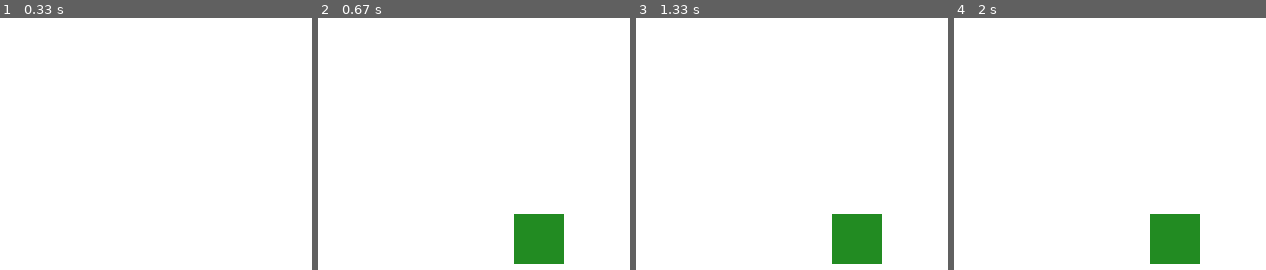
Above: before the commit, frames 1-4 (left to right).
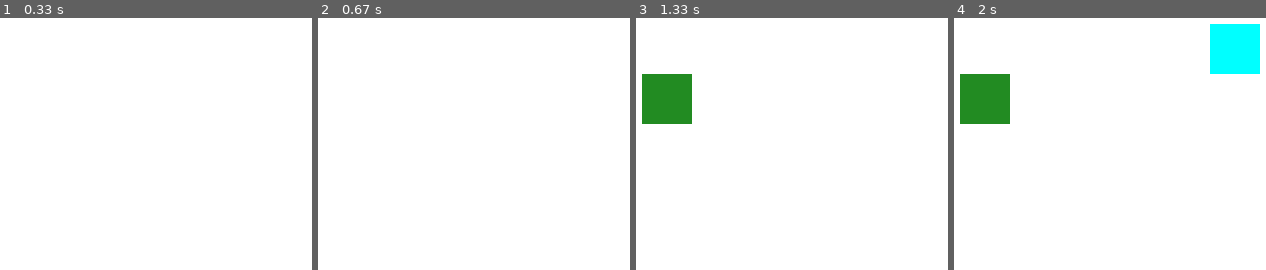
Above: after the commit, the same moments.

Repository: tear727/PygameMapEditor
Game: pygame game, started from oopseditorrev.py
Same seed, same stepped clock (60 frames per second), same inputs: the game is played once before the commit and once after it. The source is Python 2; it was converted automatically to run under Python 3.
Inputs (mouse positions are in pixels of both pictures, inside the frame that each line leads up to):
- Up to frame 1 (0.33 s): no input
- Up to frame 2 (0.67 s): hold D from 0.33 s (still down); move the mouse to (333, 101) at 0.37 s
- Up to frame 3 (1.33 s): release D at 0.8 s; hold D 0.83-1.3 s; move the mouse to (938, 43) at 0.87 s
- Up to frame 4 (2 s): hold A 1.33-1.87 s; hold S from 1.9 s (still down)

Frame 1 is identical in both runs. In frame 2, 3.2% of the frame differs, in the area x 62-79%, y 77-98%; in frame 3, 6.4%; in frame 4, 9.5%, in the area x 1-99%, y 2-98%.

Commit message:
some suggested changes

Diff:
--- a/oopseditorrev.py
+++ b/oopseditorrev.py
@@ -23,8 +23,8 @@
 size = (DISPLAY_WIDTH, DISPLAY_WIDTH)
 screen = pygame.display.set_mode(size)
 clock = pygame.time.Clock()
-game_exit = False
-
+
+FONT = pygame.font.Font(None, 32)
 
 class Entity(pygame.sprite.Sprite):
 	"""Base Entity class that provides Sprite class inheritance for subclasses"""
@@ -35,9 +35,18 @@
 class Controller(object):
     def __init__(self, name):
         self.name = name
-        self.mouse_pos = None
-        self.mouse_x = 0
-        self.mouse_y = 0
+        #these will keep track of how far the graph has moved overall
+        self.x_offset, self.y_offset = 0, 0
+        #these will hold the current mouse position relative to the graph
+        self.graph_x, self.graph_y = 0, 0
+        self.terrain_keys = {
+                pygame.K_a: 1,
+                pygame.K_s: 2,
+                pygame.K_d: 3,
+                pygame.K_f: 4,
+                pygame.K_g: 5,
+                pygame.K_h: 6}
+        self.game_exit = False
 
     def __str__(self):
         return unicode(self.name)
@@ -47,28 +56,35 @@
         self.mouse()
 
     def mouse(self):
-        self.mouse_pos = pygame.mouse.get_pos()
-        self.mouse_x = self.mouse_pos[0]
-        self.mouse_y = self.mouse_pos[1]
-
-    def shift_mouse(self, shift_x, shift_y):
-        "Handles mouse shift"
-        self.mouse_x += shift_x
-        self.mouse_y += shift_y
-        print self.mouse_x, self.mouse_y
+        mouse_x, mouse_y = pygame.mouse.get_pos()
+        offset = [0, 0]
+        if mouse_x > 770:
+            offset[0] = -5 #700 - mouse_x
+        elif mouse_x < 30:
+            offset[0] = 5 #30 - mouse_x
+        if mouse_y > 770:
+            offset[1] = -5 #700 - mouse_y
+        elif mouse_y < 30:
+            offset[1] = 5 #30 - mouse_y
+        graph.shift_graph(*offset)
+        self.x_offset -= offset[0]
+        self.y_offset -= offset[1]
+        self.graph_x = mouse_x + self.x_offset
+        self.graph_y = mouse_y + self.y_offset
 
     def keyboard(self):
         for event in pygame.event.get():
             if event.type == pygame.QUIT:
-                prompt = raw_input("Exit? Unsaved chaned will be lost.\ny/n\n").lower()
-                if prompt == "y":
-                    game_exit = True
-                elif prompt == "n":
+                prompt = "Exit? Unsaved chaned will be lost. y/n"
+                ok = confirmation_prompt(prompt)
+                if ok:
+                    self.game_exit = True
+                else:
                     print "resuming"
 
             if event.type == pygame.KEYDOWN:
-                column = self.mouse_x // TILE_HEIGHT
-                row = self.mouse_y // TILE_WIDTH
+                column = self.graph_x // TILE_HEIGHT
+                row = self.graph_y // TILE_WIDTH
                 if event.key == pygame.K_p:
                     pause = True
                     paused(pause)
@@ -76,32 +92,18 @@
                     save(graph)
                 if event.key == pygame.K_BACKSPACE:
                     delete_save()
-
-                if event.key == pygame.K_a:
-                    graph.grid[row][column] = 1
+                #check if current cell is in grid first (careful of negative indices, they're valid but incorrect)
+                bad_column = not (0 <= column <= graph.columns - 1)
+                bad_row = not (0 <= row <= graph.rows - 1)
+                if bad_column or bad_row:
+                    return
+                try:
+                    terrain_num = self.terrain_keys[event.key]
+                    graph.grid[column][row] = terrain_num
                     print "Position: {0}, Grid Coordinates: {1}, {2}".format(
-                    self.mouse_pos, row,column)
-                if event.key == pygame.K_s:
-                    graph.grid[row][column] = 2
-                    print "Position: {0}, Grid Coordinates: {1}, {2}".format(
-                    self.mouse_pos, row,column)
-                if event.key == pygame.K_d:
-                    graph.grid[row][column] = 3
-                    print "Position: {0}, Grid Coordinates: {1}, {2}".format(
-                    self.mouse_pos, row,column)
-                if event.key == pygame.K_f:
-                    graph.grid[row][column] = 4
-                    print "Position: {0}, Grid Coordinates: {1}, {2}".format(
-                    self.mouse_pos, row,column)
-                if event.key == pygame.K_g:
-                    graph.grid[row][column] = 5
-                    print "Position: {0}, Grid Coordinates: {1}, {2}".format(
-                    self.mouse_pos, row,column)
-                if event.key == pygame.K_h:
-                    graph.grid[row][column] = 6
-                    print "Position: {0}, Grid Coordinates: {1}, {2}".format(
-                    self.mouse_pos, row,column)
-
+                            pygame.mouse.get_pos(), column, row)
+                except KeyError:
+                    pass
 
 
 class Graph(object):
@@ -111,39 +113,30 @@
         self.grid = []
         self.graph_shift_x = 0
         self.graph_shift_y = 0
+        self.terrain_colors = {
+                0: WHITE,
+                1: PURPLE,
+                2: BLUE,
+                3: GREEN,
+                4: BROWN,
+                5: YELLOW,
+                6: BLACK}
 
     def graph_update(self):
-        for row in range(graph.rows):
-            for column in range(graph.columns):
-                if self.grid[row][column] == 0:
-                    color = WHITE
-                    tile = Tile(width=TILE_WIDTH, height=TILE_HEIGHT, color=color)
-                elif self.grid[row][column] == 1:
-                    color = PURPLE
-                    tile = Tile(width=TILE_WIDTH, height=TILE_HEIGHT, color=None, loadedimage="poro.png")
-                    # print tile.rect.x, tile.rect.y
-                elif self.grid[row][column] == 2:
-                    color = BLUE
-                    tile = Tile(width=TILE_WIDTH, height=TILE_HEIGHT, color=color)
-                elif self.grid[row][column] == 3:
-                    color = GREEN
-                    tile = Tile(width=TILE_WIDTH, height=TILE_HEIGHT, color=color)
-                elif self.grid[row][column] == 4:
-                    color = BROWN
-                    tile = Tile(width=TILE_WIDTH, height=TILE_HEIGHT, color=color)
-                elif self.grid[row][column] == 5:
-                    color = YELLOW
-                    tile = Tile(width=TILE_WIDTH, height=TILE_HEIGHT, color=color)
-                elif self.grid[row][column] == 6:
-                    color = BLACK
-                    tile = Tile(width=TILE_WIDTH, height=TILE_HEIGHT, color=color)
+        for column in range(self.columns):
+            for row in range(self.rows):
+                color = self.terrain_colors[self.grid[column][row]]
+                tile = Tile(width=TILE_WIDTH, height=TILE_HEIGHT, color=color)
                 screen.blit(tile.image, ((TILE_WIDTH*column)+self.graph_shift_x,(TILE_HEIGHT*row)+self.graph_shift_y))
 
     def make_graph(self):
-        for rows in range(self.rows):
-            self.grid.append([])
-            for columns in range(self.columns):
-                self.grid[rows].append(0)
+        for x in range(self.columns):
+            self.grid.append([0] * self.rows)
+
+        #for rows in range(self.rows):
+        #    self.grid.append([])
+        #    for columns in range(self.columns):
+        #        self.grid[rows].append(0)
         return self.grid
 
     def shift_graph(self, shift_x, shift_y):
@@ -183,19 +176,31 @@
         clock.tick(60)
 
 
+def confirmation_prompt(prompt_text):
+    msg = FONT.render(prompt_text, True, pygame.Color("gray80"), pygame.Color("gray20"))
+    msg_rect = msg.get_rect(center=(DISPLAY_WIDTH//2, DISPLAY_HEIGHT//2))
+    while True:
+        for event in pygame.event.get():
+            if event.type == pygame.KEYDOWN:
+                if event.key == pygame.K_y:
+                    return True
+                else:
+                    return False
+        screen.blit(msg, msg_rect)
+        pygame.display.update()
+
 def save(arg):
     with open("savegame", "wb") as f:
         cPickle.dump(arg, f)
         print "file saved"
 
 def delete_save():
-    answer = raw_input("Are you sure you want to delete the save file? y/n\n").lower()
-    if answer == "y":
+    prompt = "Are you sure you want to delete the save file? y/n\n"
+    ok = confirmation_prompt(prompt)
+    if ok:
         os.remove("savegame")
-    elif answer == "n":
+    else:
         print "resuming"
-    else:
-        print "choose y or n"
 
 try:
 	if os.path.exists("savegame"):
@@ -212,107 +217,10 @@
 print graph.graph_shift_x
 print graph.grid
 
-while not game_exit:
+while not controller.game_exit:
     screen.fill(WHITE)
     graph.graph_update()
     controller.update_controller()
-
-    if controller.mouse_x > 700:
-        diff = controller.mouse_x - 700
-        #print diff, "mouse_x greater than 700"
-        graph.shift_graph(-diff, 0)
-        #controller.shift_mouse(-diff, 0)
-    if controller.mouse_x < 30:
-        diff = 30 - controller.mouse_x
-        #print diff, "mouse_x less than 30"
-        graph.shift_graph(diff, 0)
-        # controller.shift_mouse(diff, 0)
-    if controller.mouse_y > 700:
-        diff = controller.mouse_y - 700
-        #print diff, "mouse_y greater than 700"
-        graph.shift_graph(0, -diff)
-        # controller.shift_mouse(0, -diff)
-    if controller.mouse_y < 30:
-        diff = 30 - controller.mouse_y
-        #print diff, "mouse_y less than 30"
-        graph.shift_graph(0, diff)
-        # controller.shift_mouse(0, diff)
-
-
-
-    # for event in pygame.event.get():
-    #     if event.type == pygame.QUIT:
-    #         prompt = raw_input("Exit? Unsaved chaned will be lost.\ny/n\n").lower()
-    #         if prompt == "y":
-    #             game_exit = True
-    #         elif prompt == "n":
-    #             print "resuming"
-    #
-    #     if event.type == pygame.KEYDOWN:
-    #         pos = pygame.mouse.get_pos()
-    #         column = pos[0] // tile.width
-    #         row = pos[1] // tile.height
-    #         if event.key == pygame.K_p:
-    #             pause = True
-    #             paused(pause)
-    #         if event.key == pygame.K_t:
-    #             save(graph)
-    #         if event.key == pygame.K_BACKSPACE:
-    #             delete_save()
-    #
-    #         if event.key == pygame.K_a:
-    #             graph.grid[row][column] = 1
-    #             print "Position: {0}, Grid Coordinates: {1}, {2}".format(
-    #             pos, row,column)
-    #         if event.key == pygame.K_s:
-    #             graph.grid[row][column] = 2
-    #             print "Position: {0}, Grid Coordinates: {1}, {2}".format(
-    #             pos, row,column)
-    #         if event.key == pygame.K_d:
-    #             graph.grid[row][column] = 3
-    #             print "Position: {0}, Grid Coordinates: {1}, {2}".format(
-    #             pos, row,column)
-    #         if event.key == pygame.K_f:
-    #             graph.grid[row][column] = 4
-    #             print "Position: {0}, Grid Coordinates: {1}, {2}".format(
-    #             pos, row,column)
-    #         if event.key == pygame.K_g:
-    #             graph.grid[row][column] = 5
-    #             print "Position: {0}, Grid Coordinates: {1}, {2}".format(
-    #             pos, row,column)
-    #         if event.key == pygame.K_h:
-    #             graph.grid[row][column] = 6
-    #             print "Position: {0}, Grid Coordinates: {1}, {2}".format(
-    #             pos, row,column)
-    #
-    # for row in range(graph.rows):
-    #     for column in range(graph.columns):
-    #         if graph.grid[row][column] == 0:
-    #             color = WHITE
-    #             tile = Tile(width=50, height=50, color=color)
-    #         elif graph.grid[row][column] == 1:
-    #             color = PURPLE
-    #             tile = Tile(width=50, height=50, color=None, loadedimage="poro.png")
-    #             # print tile.rect.x, tile.rect.y
-    #         elif graph.grid[row][column] == 2:
-    #             color = BLUE
-    #             tile = Tile(width=50, height=50, color=color)
-    #         elif graph.grid[row][column] == 3:
-    #             color = GREEN
-    #             tile = Tile(width=50, height=50, color=color)
-    #         elif graph.grid[row][column] == 4:
-    #             color = BROWN
-    #             tile = Tile(width=50, height=50, color=color)
-    #         elif graph.grid[row][column] == 5:
-    #             color = YELLOW
-    #             tile = Tile(width=50, height=50, color=color)
-    #         elif graph.grid[row][column] == 6:
-    #             color = BLACK
-    #             tile = Tile(width=50, height=50, color=color)
-    #         screen.blit(tile.image, ((tile.width*column),(tile.height*row)))
-    #
-    # print graph.graph_shift_x, graph.graph_shift_y
-
     clock.tick(60)
     pygame.display.flip()
 
